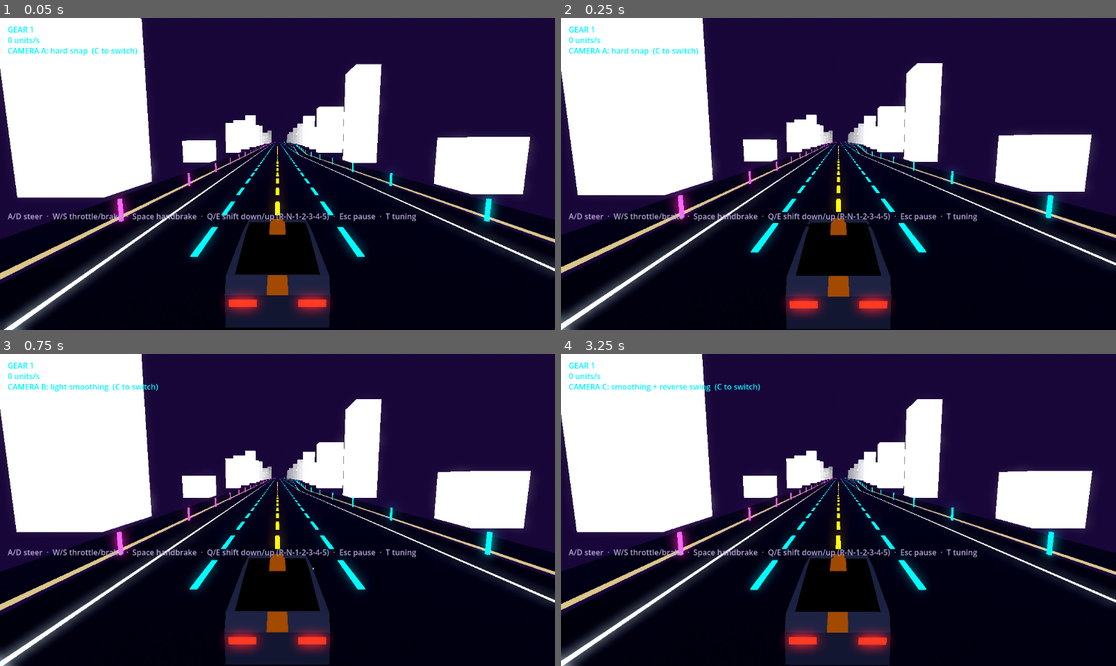
Above: before the commit, frames 1-4 (two rows, left to right).
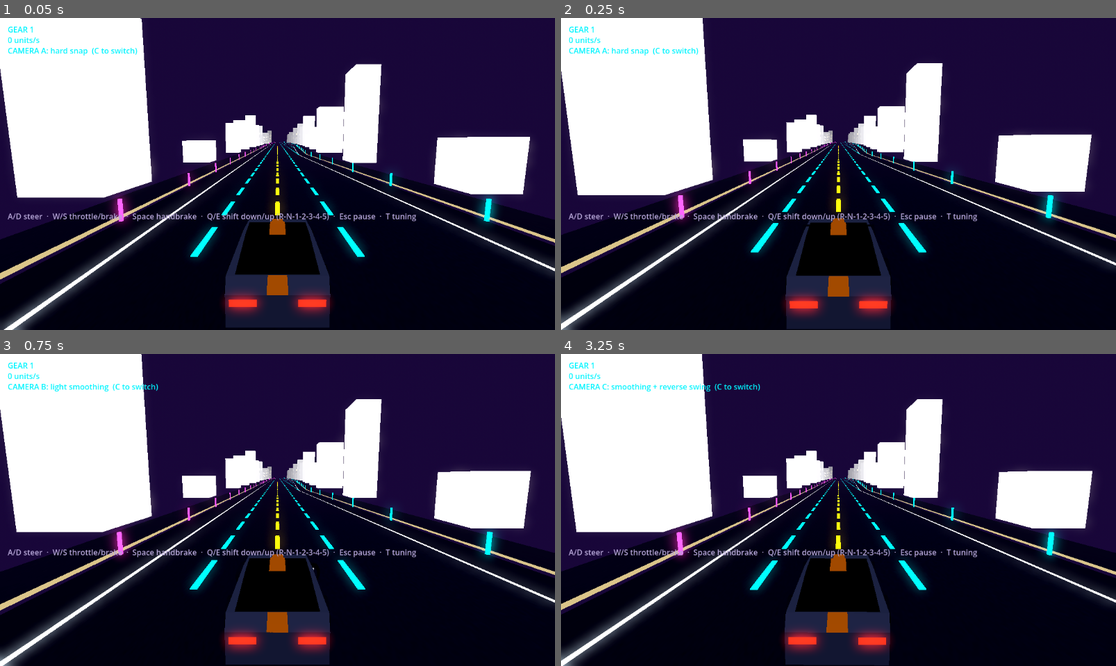
Above: after the commit, the same moments.

Repository: SmurfyHehe/neon-overdrive
Game: Godot game, scene res://Game.tscn
The game is run twice, just before and just after one commit, with the same random seed, the same clock (stepped at 60 frames per second) and the same inputs.
Inputs (mouse positions are in pixels of both pictures, inside the frame that each line leads up to):
- Up to frame 1 (0.05 s): no input
- Up to frame 2 (0.25 s): no input
- Up to frame 3 (0.75 s): move the mouse to (399, 494) at 0.52 s; hold D (steer_right) from 0.53 s (still down); tap C (camera_cycle) at 0.6 s; click (399, 494) at 0.67 s
- Up to frame 4 (3.25 s): release D (steer_right) at 1.25 s; drag from (727, 525) to (810, 572) at 1.27 s; move the mouse to (894, 441) at 2.02 s; hold D (steer_right) 2.03-2.75 s; tap C (camera_cycle) at 2.1 s; drag from (810, 572) to (672, 463) at 2.77 s

Frame 1 is identical in both runs. In frame 2, less than 0.1% of the frame differs, in the area x 0-100%, y 9-100%; in frame 3, 0.1%; in frame 4, 0.4%, in the area x 0-100%, y 1-100%.

Commit message:
Remove Godot's default linear damp from the player car (cap at ~124 km/h)
PlayerCar.LINEAR_DAMP = 0.0, applied with DAMP_MODE_REPLACE. Roy approved
removing the cap. Default coupe on TuneTrack: top speed 124.3 -> 241.6 km/h,
0-100 7.22 -> 5.03 s, 100-0 36.6 -> 42.0 m, peak lateral g 2.91 -> 2.80.
tune_track asserts top speed > 180 so the cap can't return unnoticed.

Co-Authored-By: Claude Sonnet 5.5 <noreply@anthropic.com>

Diff:
--- a/scripts/player.gd
+++ b/scripts/player.gd
@@ -37,6 +37,13 @@
 	"wheel_r": 0.34, "axle_z": 1.05, "wheel_x": 0.88,
 }
 
+## Godot gives every RigidBody3D linear damp 0.1 (a drag of 0.1 per second on
+## top of the aero model), which held this car at ~124 km/h in 4th gear no
+## matter the tune (found by TuneTrack, Auto-Tune step 2). Roy approved removing
+## the cap (2026-10-05); air resistance is AeroModel's job. Replace, not
+## combine, so the project/area defaults can't add it back.
+const LINEAR_DAMP := 0.0
+
 const SHIFT_FLASH_DURATION := 0.2  # HUD gear-label flash window, matched to Vehicle's own shift_time below
 
 var chassis_visual: Node3D
@@ -95,6 +102,9 @@
 	# frame 150 and linear_velocity stayed pinned at ~0 forever after. A
 	# player-controlled vehicle should never sleep.
 	can_sleep = false
+
+	linear_damp_mode = RigidBody3D.DAMP_MODE_REPLACE
+	linear_damp = LINEAR_DAMP
 
 	# Vehicle body collision shape -- the RigidBody3D still needs one (wheels
 	# handle ground contact via their own raycasts).
--- a/scripts/tune_track.gd
+++ b/scripts/tune_track.gd
@@ -142,9 +142,9 @@
 		if t >= CORNER_TIME or (t > 4.0 and peak_lat_g > 0.3 and lat_g_smooth < 0.6 * peak_lat_g):
 			_finish()
 
-## -1 runs the cars exactly as the game does. 0 or more replaces the RigidBody's
-## linear damping with that value, for what-if runs: the project leaves Godot's
-## default linear damp (0.1) on, which caps the car near 124 km/h.
+## -1 runs the cars exactly as the game does (PlayerCar.LINEAR_DAMP, 0). 0 or
+## more replaces the RigidBody's linear damping with that value, for what-if
+## runs: Godot's old default of 0.1 capped the car near 124 km/h.
 var linear_damp_override := -1.0
 
 var steps_taken := 0  # physics steps the last evaluate() ran, all specs together
@@ -219,12 +219,11 @@
 	r.t = -SETTLE_TIME
 	var car := PlayerCar.new()
 	car.sim_only = true
-	if linear_damp_override >= 0.0:
-		car.linear_damp_mode = RigidBody3D.DAMP_MODE_REPLACE
-		car.linear_damp = linear_damp_override
 	car.spec = CarSpec.clone_spec(spec)
 	car.driver = r.drive
 	car.position = Vector3(lane * LANE_SPACING, 0.3, 0.0)
 	add_child(car)
+	if linear_damp_override >= 0.0:  # after _ready(), which sets the game's value
+		car.linear_damp = linear_damp_override
 	r.car = car
 	return r
--- a/tests/tune_track.gd
+++ b/tests/tune_track.gd
@@ -11,7 +11,7 @@
 #   launch, which is what the search constraints (step 4) must rule out
 # Prints (not asserts):
 # - a sensitivity table: how far each tunable moves each metric, both as the
-#   game runs (default damping) and with linear damping removed
+#   game runs (linear damp 0) and with Godot's old default damp of 0.1
 # - simulation speed: physics steps per second and wall time per evaluated spec
 #
 # Meant to run with a fixed frame time so physics steps are not tied to the wall
@@ -36,6 +36,8 @@
 	print("default coupe: ", _fmt(first))
 	_check(first.ok, "default coupe run problems: %s" % str(first.problems))
 	_check(first.top_speed_kmh > 80.0 and first.top_speed_kmh < 320.0, "top speed implausible: %f" % first.top_speed_kmh)
+	# Guard for PlayerCar.LINEAR_DAMP: Godot's default damp (0.1) held this car at ~124 km/h.
+	_check(first.top_speed_kmh > 180.0, "top speed %.1f km/h: linear damping is capping the car again" % first.top_speed_kmh)
 	_check(first.get("t_0_100", 99.0) > 1.5 and first.get("t_0_100", 99.0) < 20.0, "0-100 implausible: %s" % str(first.get("t_0_100")))
 	_check(first.brake_dist_100 > 10.0 and first.brake_dist_100 < 100.0, "100-0 distance implausible: %f" % first.brake_dist_100)
 	_check(first.peak_lat_g > 0.5 and first.peak_lat_g < 5.0, "peak lateral g implausible: %f" % first.peak_lat_g)
@@ -78,7 +80,7 @@
 			TuneParams.set_value(s, path, value)
 			specs.append(s)
 			labels.append("%s=%s (%.3f)" % [path, end, value])
-	for damp in [-1.0, 0.0]:
+	for damp in [-1.0, 0.1]:
 		track = _new_track()
 		track.linear_damp_override = damp
 		var t0 := Time.get_ticks_usec()
@@ -87,7 +89,7 @@
 		var car_steps := track.steps_taken * track.cars_simulated
 		print("
 === sweep, %s: %d specs, %.1f s wall, %.2f s per spec, %.0f physics steps/s (3 cars), %.0f us per car-step" % [
-			"game damping" if damp < 0.0 else "linear damp removed", specs.size(), wall, wall / specs.size(), track.steps_taken / wall, wall * 1e6 / car_steps])
+			"as the game runs (linear damp 0)" if damp < 0.0 else "old Godot default damp 0.1", specs.size(), wall, wall / specs.size(), track.steps_taken / wall, wall * 1e6 / car_steps])
 		_report_sweep(labels, results, damp < 0.0)
 		track.queue_free()
 
Not shown, changed: ISSUES.md
Not shown, changed: ROADMAP.md
